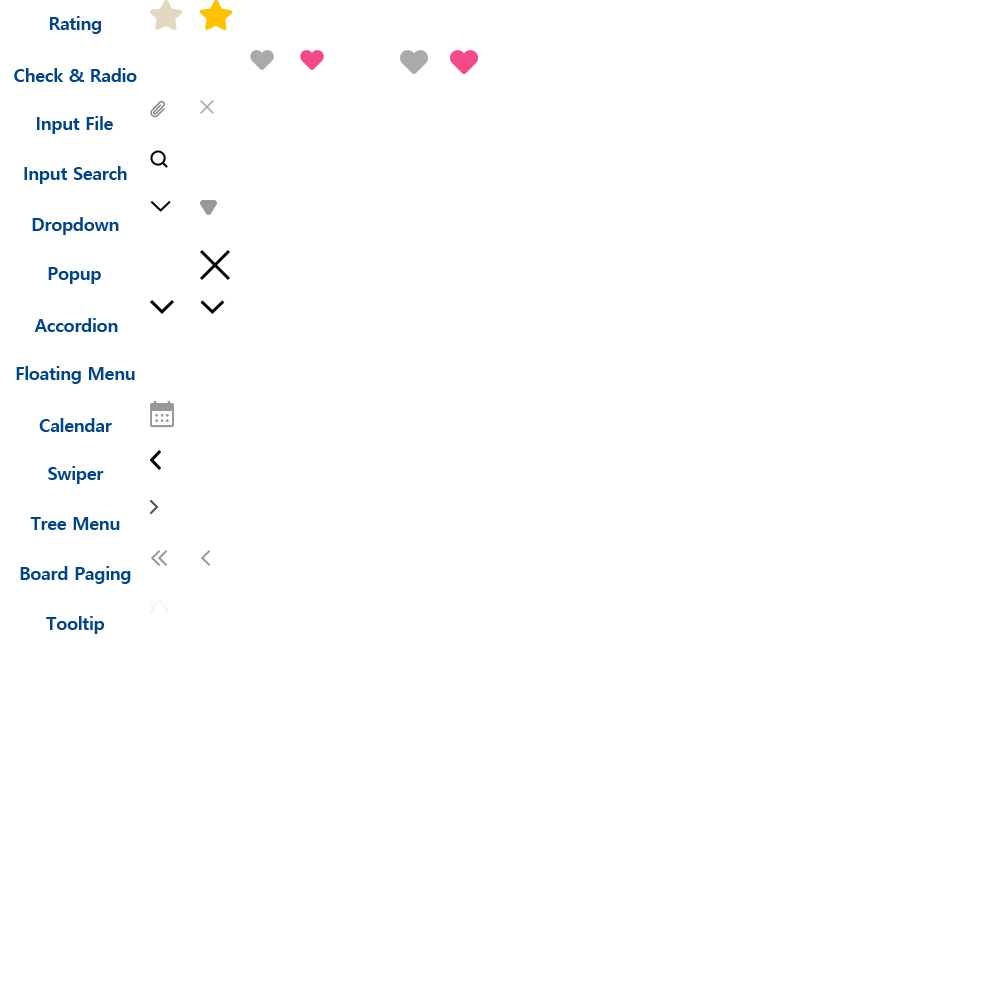
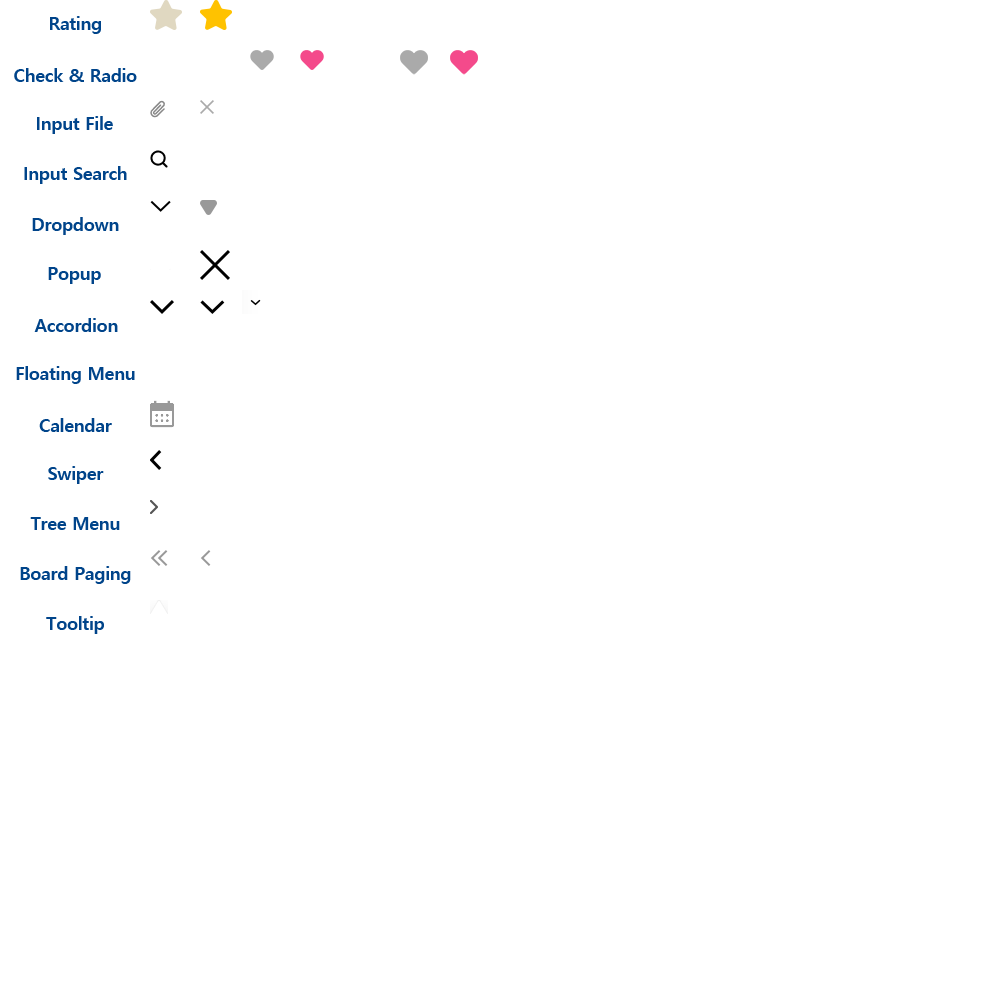
The second w=1000, h=1000 image is a revision of the first. Changes to its layers:
added layer "레이어 48" in group "Accordion" over [242, 290, 261, 314]
